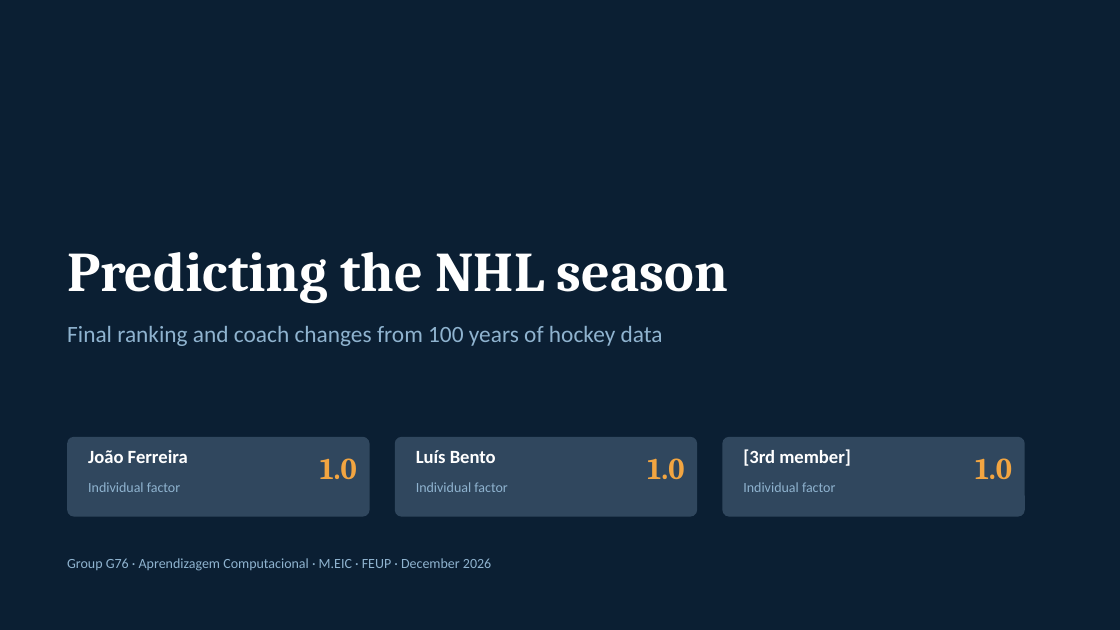
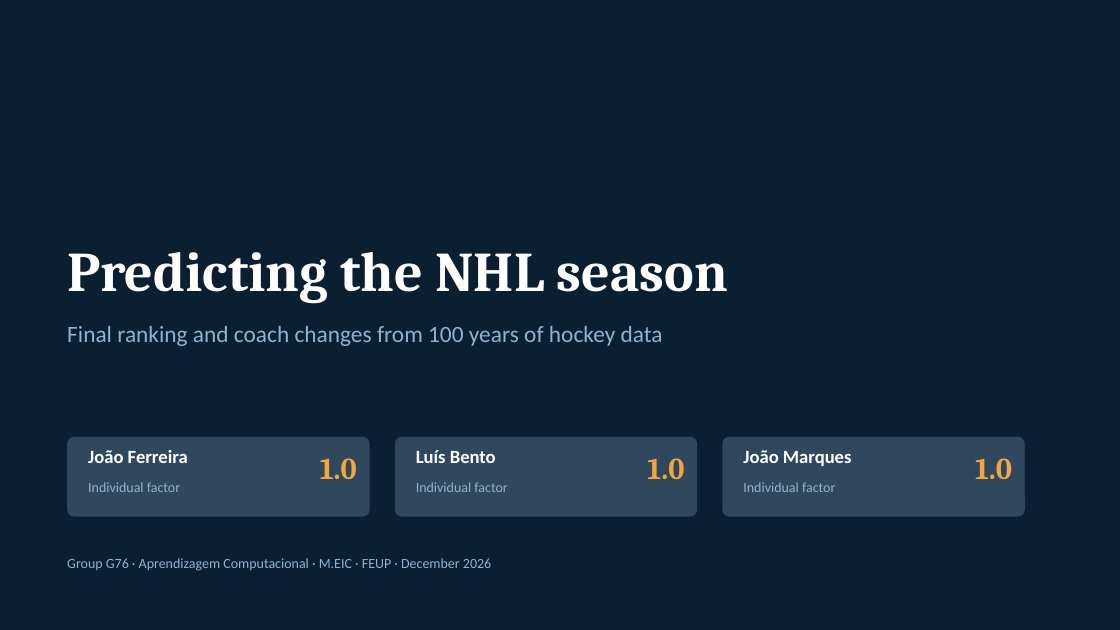
Before and after one commit to LuisBento2005/AC_DataMining, a slide deck: slide 1 of slides/G76_presentation.pptx. Drawn at 1120x630 pixels with LibreOffice and Linux fonts; fonts in the diff are those of the drawing. Boxes give left, top, right and bottom in pixels: in the first picture for what was removed or moved away, otherwise in the second. Text is boxed around its words. In the diff, an @@ line names an element or a change of style, - is before the commit and + after.

```diff
--- a/slides/G76_presentation.pptx
+++ b/slides/G76_presentation.pptx
@@ text at bbox=[743, 450, 852, 466]: text changed @@
-[3rd member]
+João Marques
```
Also in this commit, not shown: 17 other slides changed, 8 other files.
